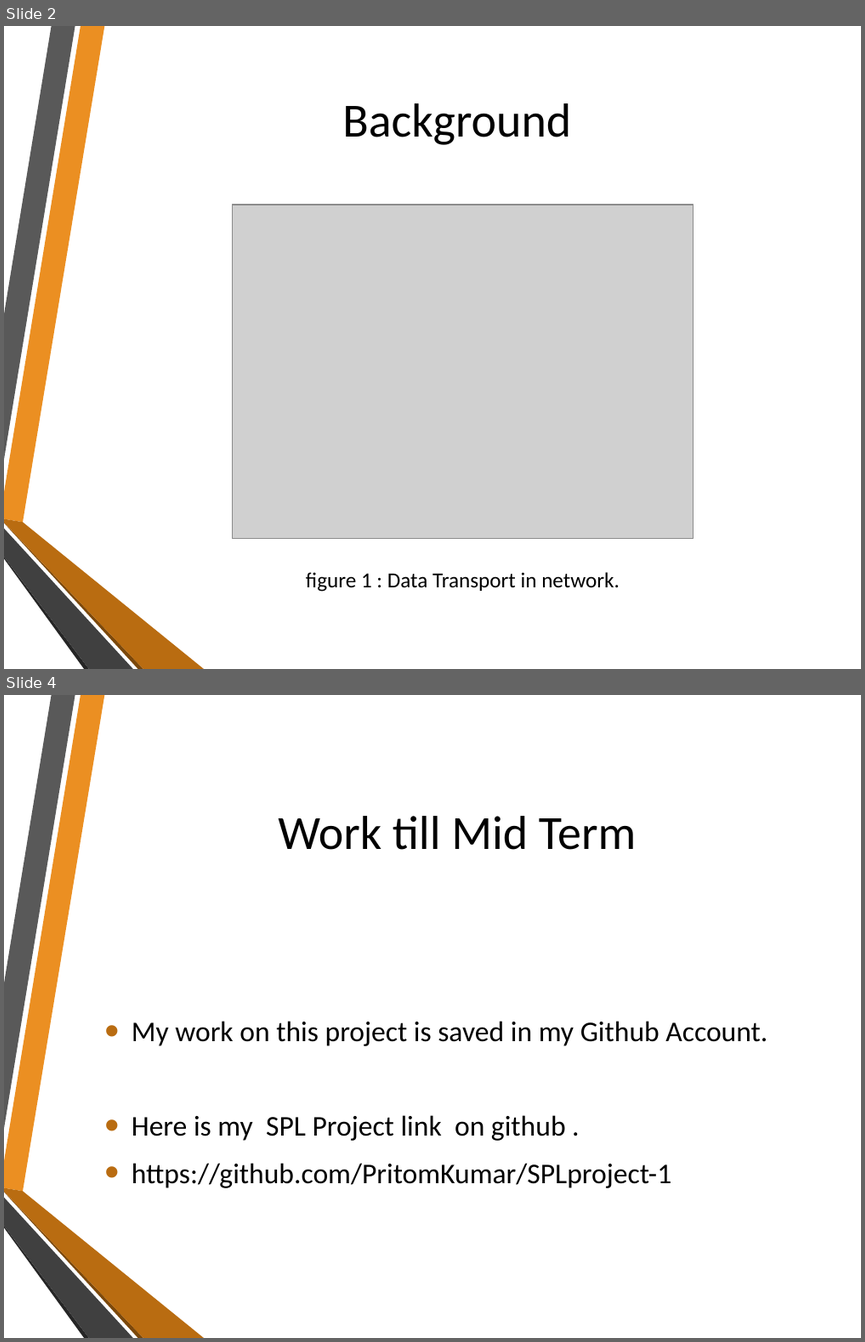
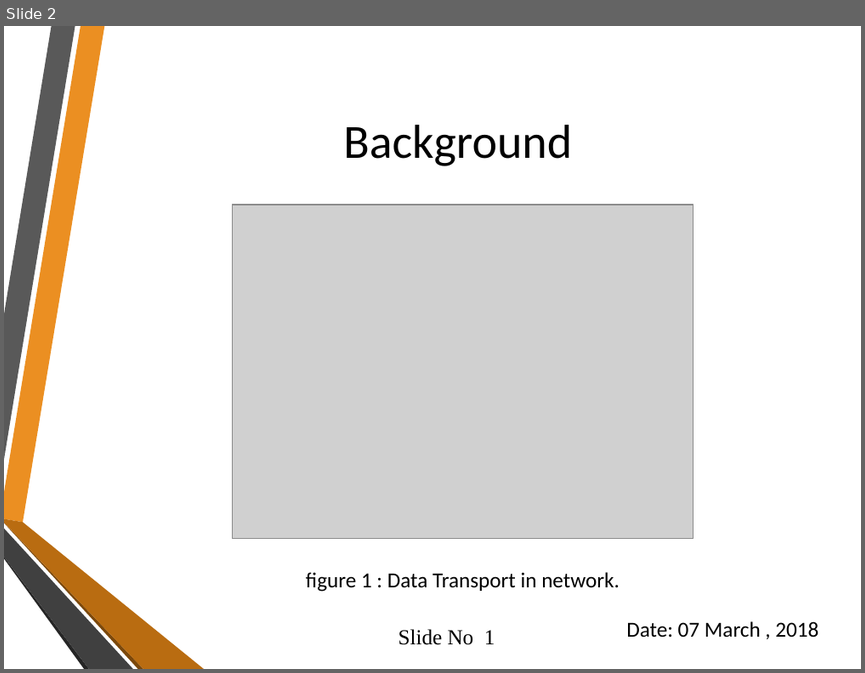
Before and after one commit to PritomKumar/SPLproject-1, a slide deck: Extracting Text File From Downloaded Packet File.pptx. Shown one above the other, each under a label of ours: slides 2 and 4 before the commit, slide 2 after it; the slides between them are not shown. The pictures are 865x1342 and 865x673 pixels, drawn with LibreOffice and Linux fonts; fonts in the diff are those of the drawing; grey boxes stand for pictures; background and template pictures are left out. Boxes give left, top, right and bottom in pixels: in the first picture for what was removed or moved away, otherwise in the second. Text is boxed around its words. In the diff, an @@ line names an element or a change of style, - is before the commit and + after.

```diff
--- a/Extracting Text File From Downloaded Packet File.pptx
+++ b/Extracting Text File From Downloaded Packet File.pptx
@@ slide 4 removed at [4, 695, 861, 1338], background picture (left out); not listed: 6 template elements that a slide beside it also shows @@
@@ title removed at [278, 816, 636, 850] @@
-Work till Mid Term
@@ text removed at [132, 1021, 767, 1188] @@
-• My work on this project is saved in my Github Account.
-• Here is my SPL Project link on github .
-• https://github.com/PritomKumar/SPLproject-1
@@ slide 2 changed as well @@
@@ title "Background": place and size @@
-title "Background" at [342, 103, 571, 145]
+title "Background" at [343, 125, 572, 166]
@@ text added at [398, 629, 495, 645], 18 pt, text #000000 @@
+Slide No 1
@@ text added at [626, 621, 818, 636], 18 pt, text #000000 @@
+Date: 07 March , 2018
```
Also in this commit, not shown: 1 other slide changed, 8 slides added, 3 other slides removed, 5 other files.
